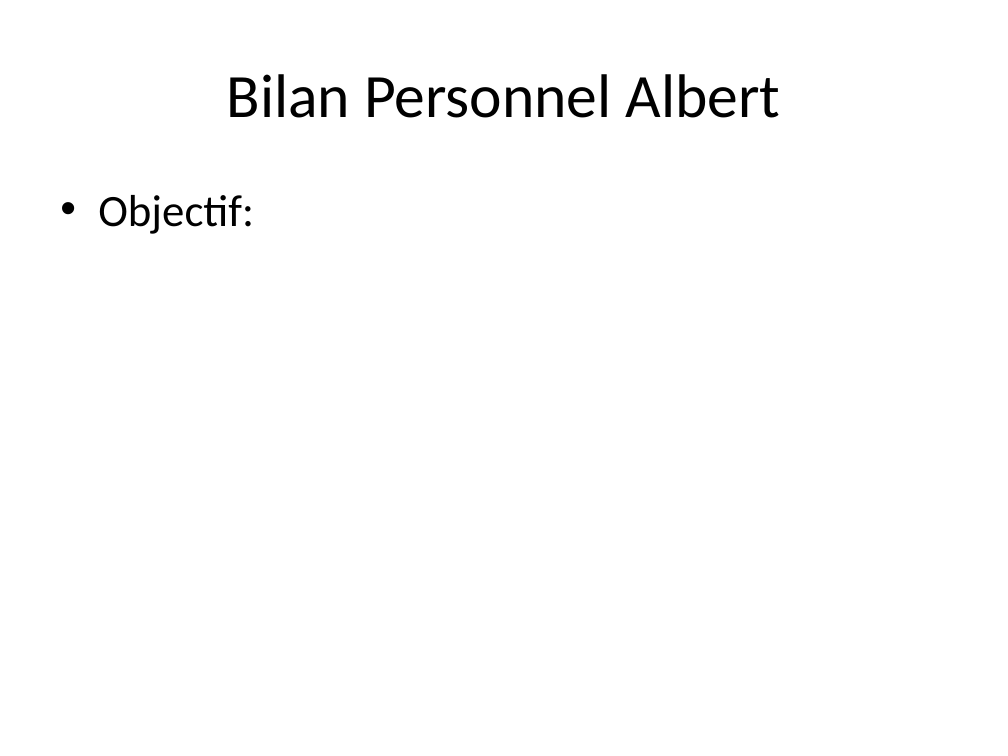
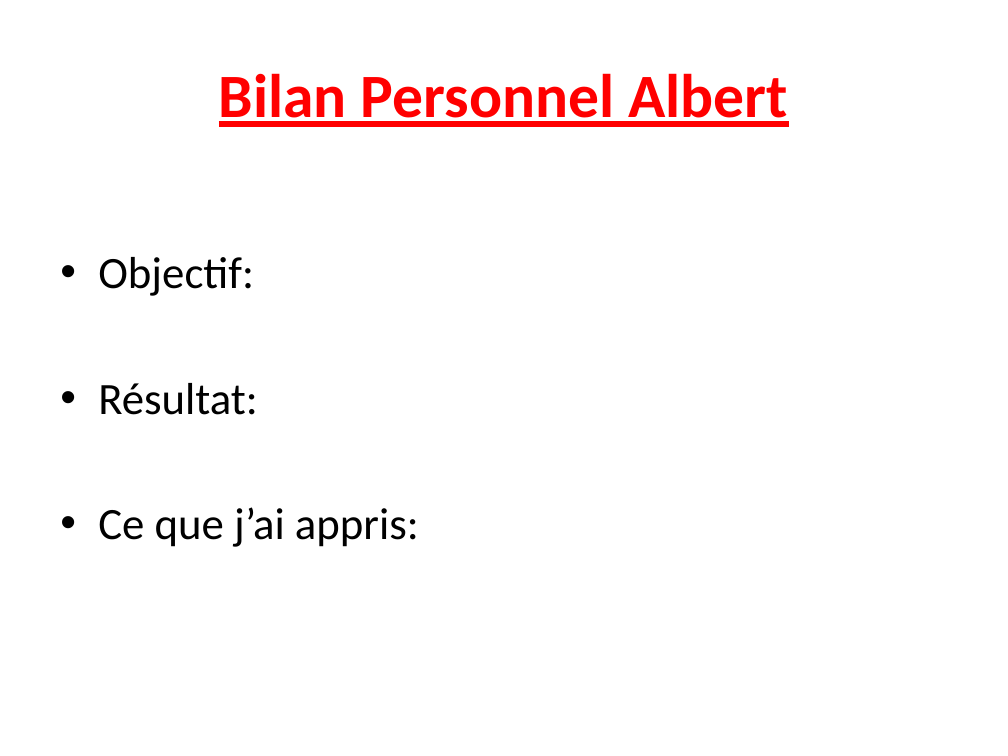
Before and after one commit to albedmds/web, a slide deck: slide 12 of Projet/Rendu final diapo.pptx (slide 8 before the commit). Drawn at 1008x756 pixels with LibreOffice and Linux fonts; fonts in the diff are those of the drawing. Boxes give left, top, right and bottom in pixels: in the first picture for what was removed or moved away, otherwise in the second. Text is boxed around its words. In the diff, an @@ line names an element or a change of style, - is before the commit and + after.

Commit message:
Diapo fini (Manque Albert)

```diff
--- a/Projet/Rendu final diapo.pptx
+++ b/Projet/Rendu final diapo.pptx
@@ title "Bilan Personnel Albert" at bbox=[219, 73, 788, 127]: text colour #000000 to #FF0000, bold on, underline on @@
@@ text at bbox=[98, 383, 419, 547]: paragraphs added @@
+• Résultat:
+• Ce que j’ai appris:
```
Also in this commit, not shown: 9 other slides changed, 5 slides added, 1 slide removed.
